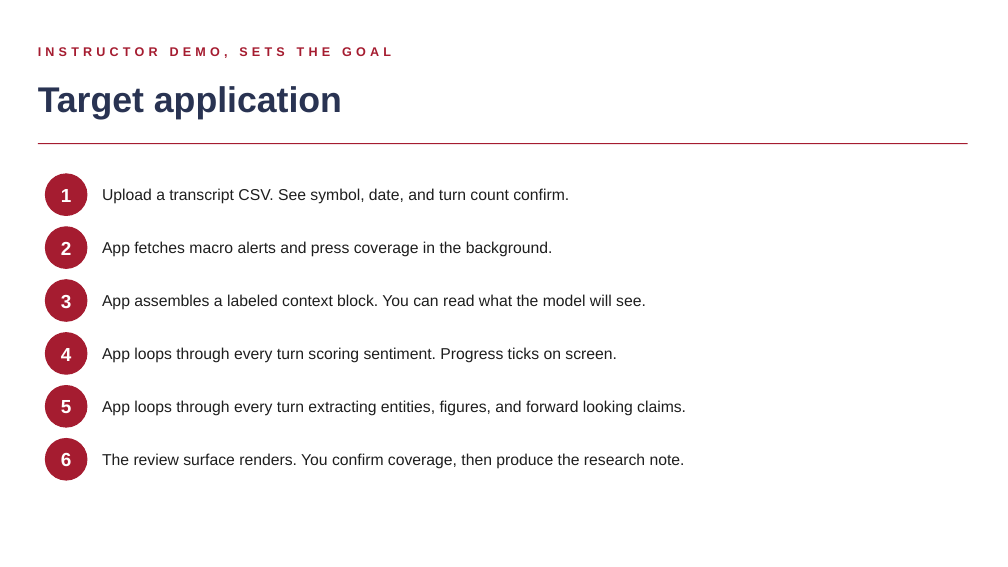
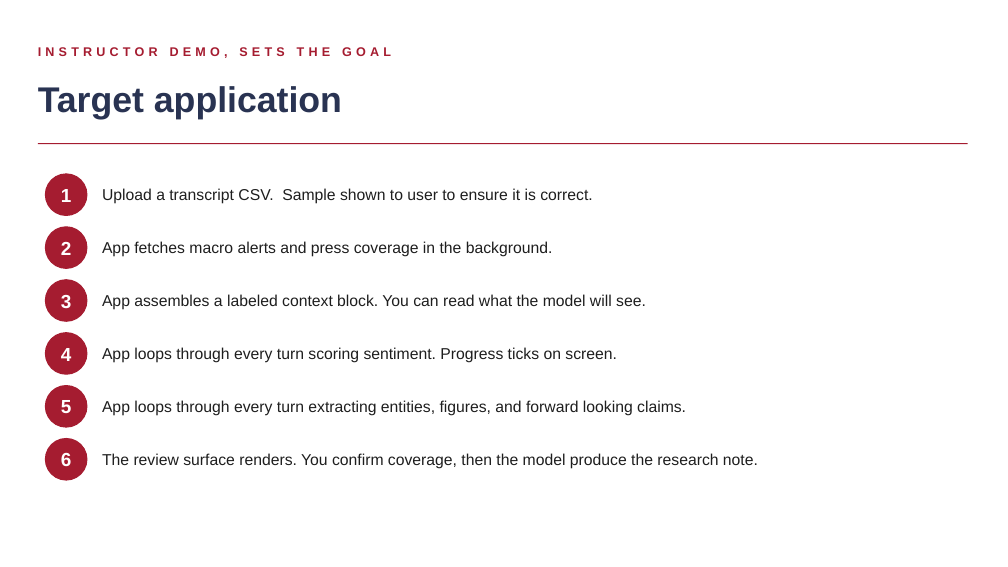
Before and after one commit to kwartler/vienna-genai-finance-course, a slide deck: slide 4 of lessons/day2-finance/C_Day2_Finance_SPA_Build.pptx. Drawn at 1008x567 pixels with LibreOffice and Linux fonts; fonts in the diff are those of the drawing. Boxes give left, top, right and bottom in pixels: in the first picture for what was removed or moved away, otherwise in the second. Text is boxed around its words. In the diff, an @@ line names an element or a change of style, - is before the commit and + after.

```diff
--- a/lessons/day2-finance/C_Day2_Finance_SPA_Build.pptx
+++ b/lessons/day2-finance/C_Day2_Finance_SPA_Build.pptx
@@ text at <box>102,188,592,204</box>: text changed @@
-Upload a transcript CSV. See symbol, date, and turn count confirm.
+Upload a transcript CSV. Sample shown to user to ensure it is correct.
@@ text at <box>102,453,758,469</box>: text changed @@
-The review surface renders. You confirm coverage, then produce the research note.
+The review surface renders. You confirm coverage, then the model produce the research note.
```
Also in this commit, not shown: 15 other slides changed.
